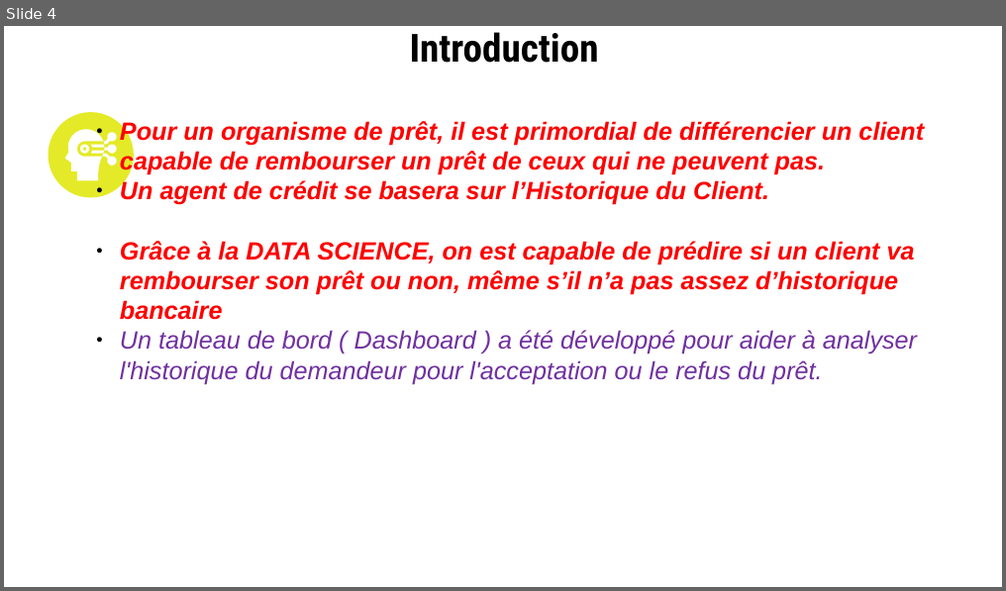
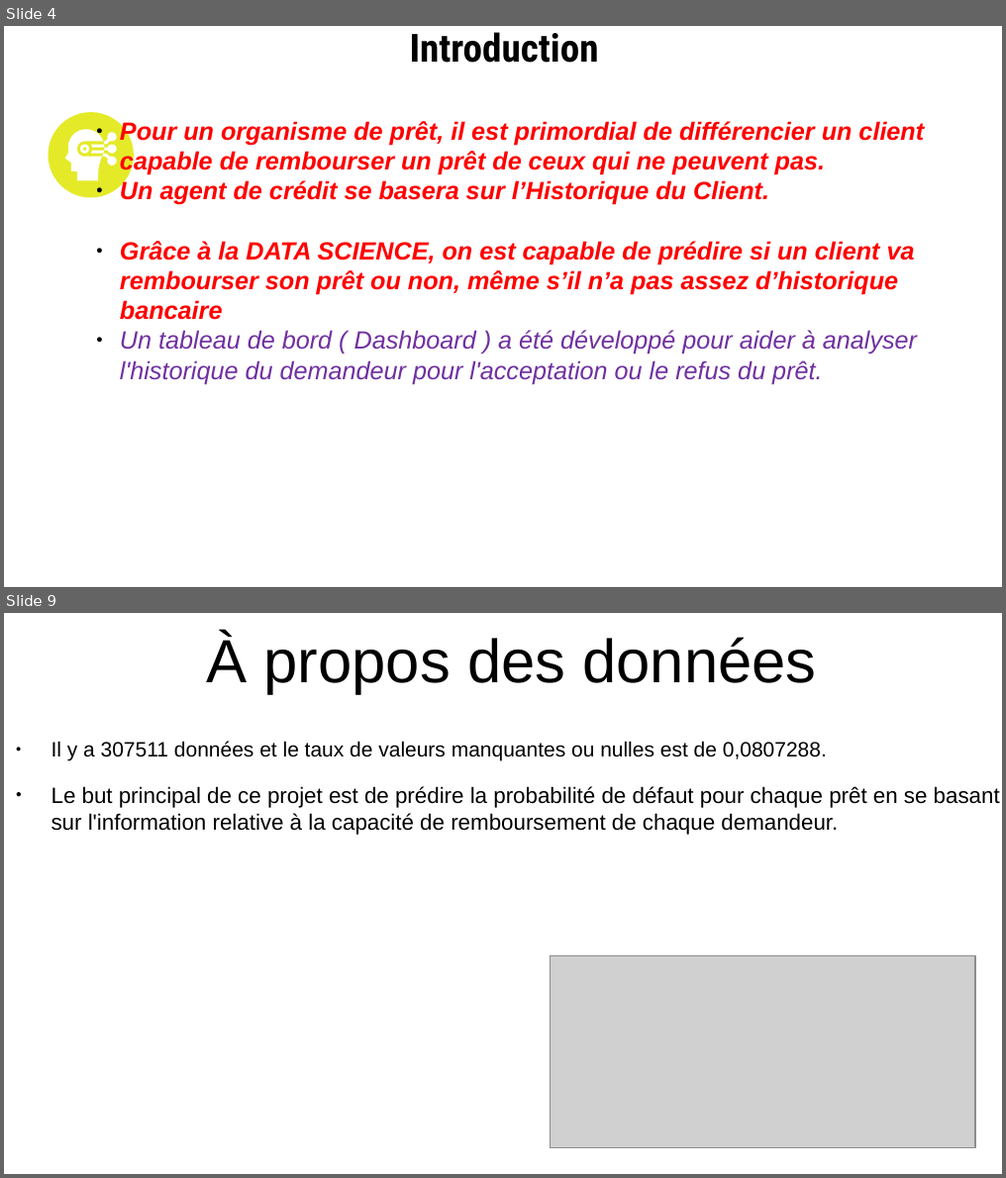
Before and after one commit to kkouakou/Project7, a slide deck: Project 7 P 7 presentation Powerpoint.pptx. Shown one above the other, each under a label of ours: slide 4 before the commit, slides 4 and 9 after it; the slides between them are not shown. The pictures are 1006x591 and 1006x1178 pixels, drawn with LibreOffice and Linux fonts; fonts in the diff are those of the drawing; grey boxes stand for pictures. Boxes give left, top, right and bottom in pixels: in the first picture for what was removed or moved away, otherwise in the second. Text is boxed around its words. In the diff, an @@ line names an element or a change of style, - is before the commit and + after.

```diff
--- a/Project 7 P 7 presentation Powerpoint.pptx
+++ b/Project 7 P 7 presentation Powerpoint.pptx
@@ slide 9 added at bbox=[4, 613, 1002, 1174], background #FFFFFF @@
@@ text added at bbox=[207, 634, 816, 694], 44 pt, text #000000 @@
+À propos des données
@@ text added at bbox=[52, 741, 1000, 835], 16 pt, text #000000 @@
+● Il y a 307511 données et le taux de valeurs manquantes ou nulles est de 0,0807288.
+● Le but principal de ce projet est de prédire la probabilité de défaut pour chaque prêt en se basant sur l'information relative à la capacité de remboursement de chaque demandeur.
@@ picture added at bbox=[549, 957, 975, 1148] @@
```
Also in this commit, not shown: 5 slides changed, 1 other slide added, 1 slide removed.
